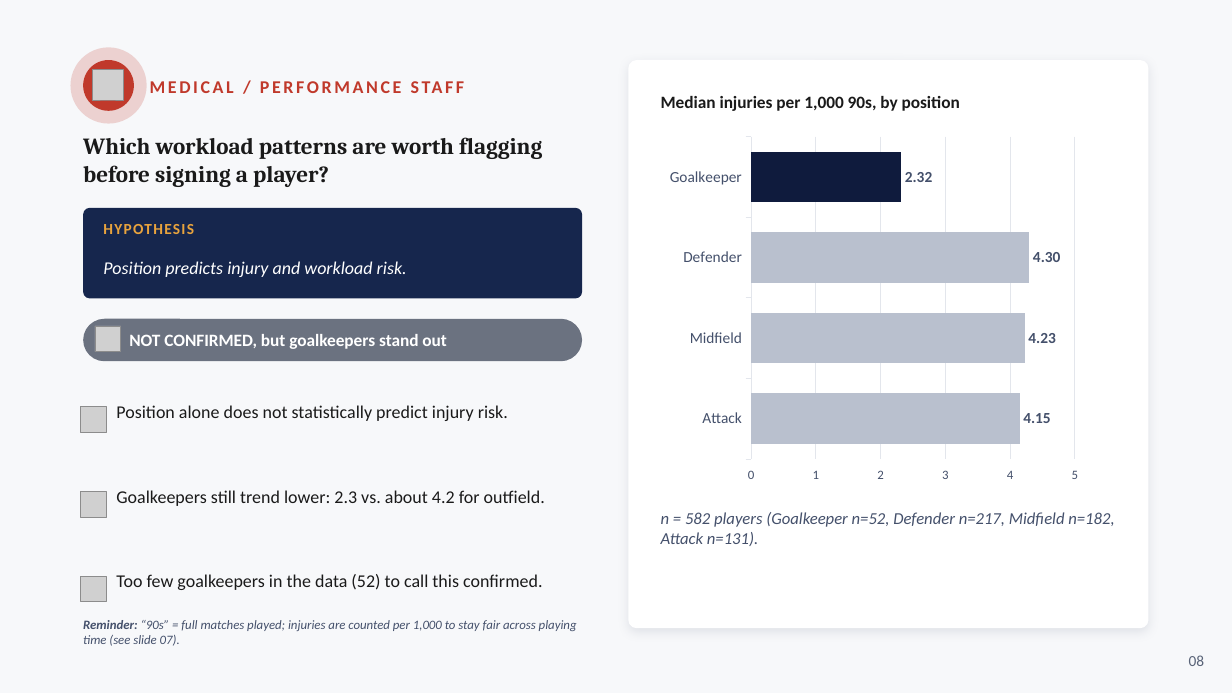
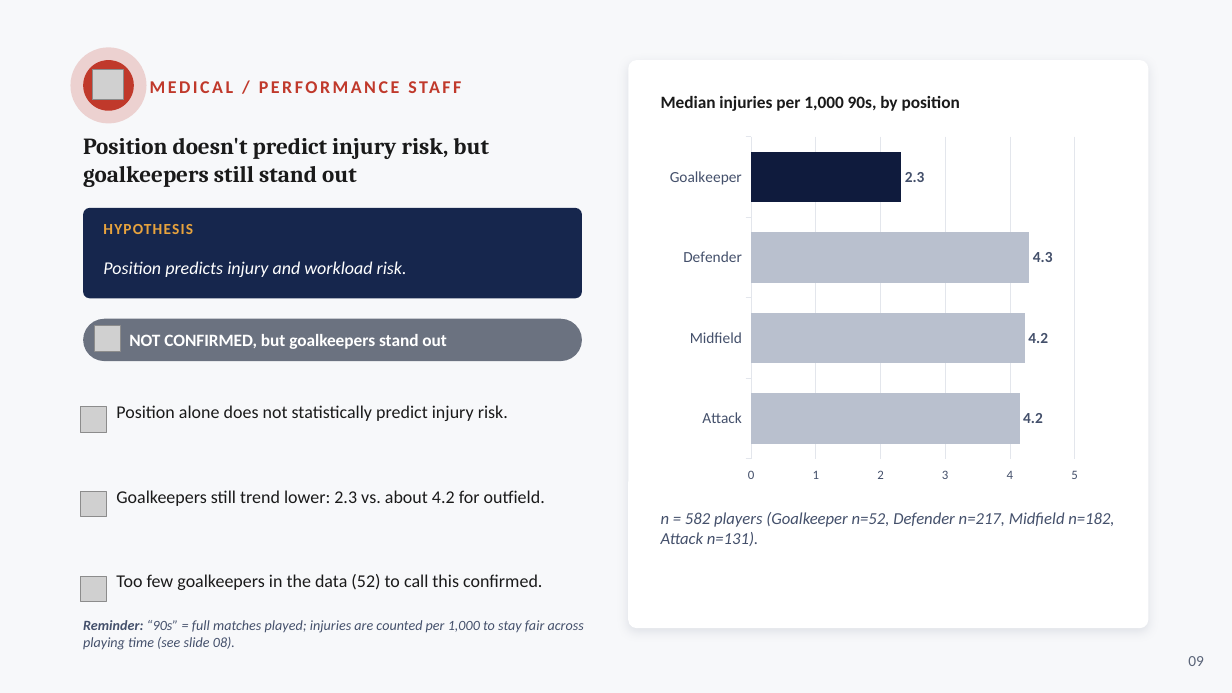
Before and after one commit to Simba90m/capstone_project_worth_the_investment_PL, a slide deck: slide 9 of Worth_the_Investment_Capstone_Skeleton_Final.pptx (slide 8 before the commit). Drawn at 1232x693 pixels with LibreOffice and Linux fonts; fonts in the diff are those of the drawing; grey boxes stand for pictures. Boxes give left, top, right and bottom in pixels: in the first picture for what was removed or moved away, otherwise in the second. Text is boxed around its words. In the diff, an @@ line names an element or a change of style, - is before the commit and + after.

```diff
--- a/Worth_the_Investment_Capstone_Skeleton_Final.pptx
+++ b/Worth_the_Investment_Capstone_Skeleton_Final.pptx
@@ text "MEDICAL / PERFORMANCE STAFF" at [150, 72, 582, 100]: letter spacing 2 to 1.9 pt @@
@@ text at [83, 138, 489, 187]: text changed @@
-Which workload patterns are worth flagging before signing a player?
+Position doesn't predict injury risk, but goalkeepers still stand out
@@ bar chart at [661, 129, 1116, 490] @@
@@ data labels of Series 1 changed @@
@@ colours of single points changed @@
@@ category axis changed @@
@@ value axis changed @@
@@ text at [83, 620, 584, 650]: text changed; size 10 to 11 pt @@
-Reminder: “90s” = full matches played; injuries are counted per 1,000 to stay fair across playing time (see slide 07).
+Reminder: “90s” = full matches played; injuries are counted per 1,000 to stay fair across playing time (see slide 08).
@@ text at [1188, 656, 1204, 666]: text changed @@
-08
+09
```
Also in this commit, not shown: 14 other slides changed, 2 slides added.
